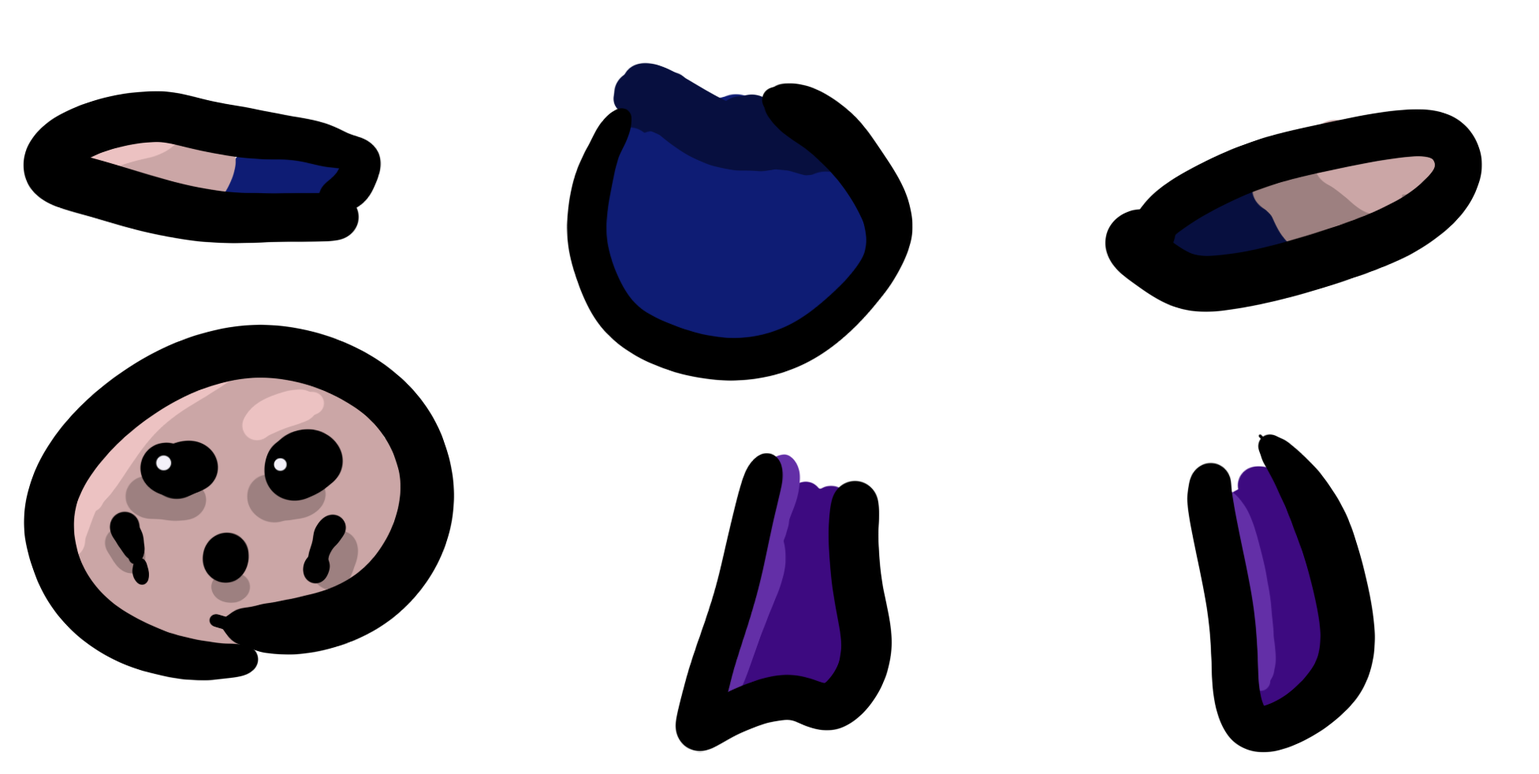
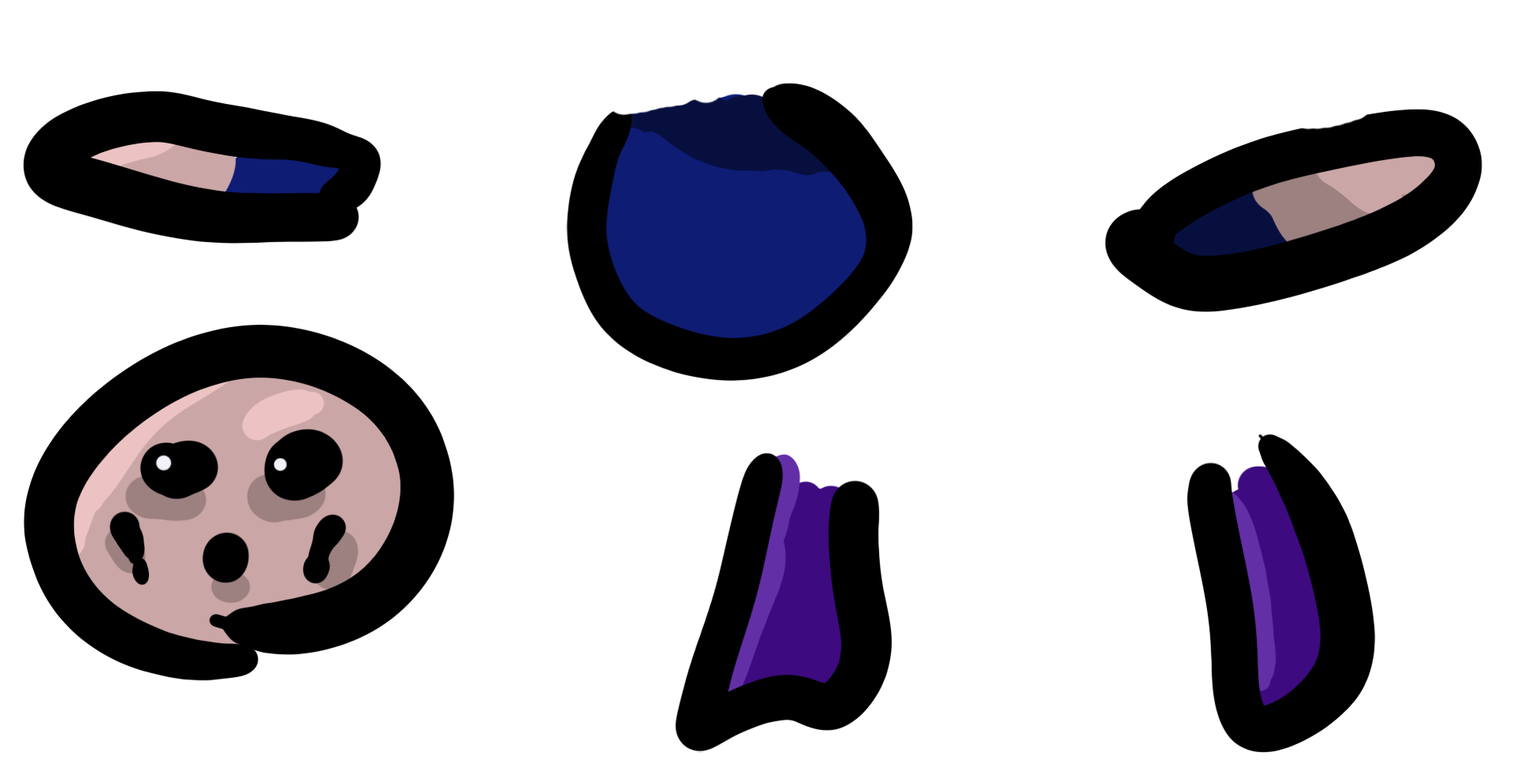
The second w=1539, h=774 image is a revision of the first. Changes to its layers:
painted on "Arm_R" over [1300, 114, 1368, 131]
painted on "Body" over [612, 62, 720, 116]
